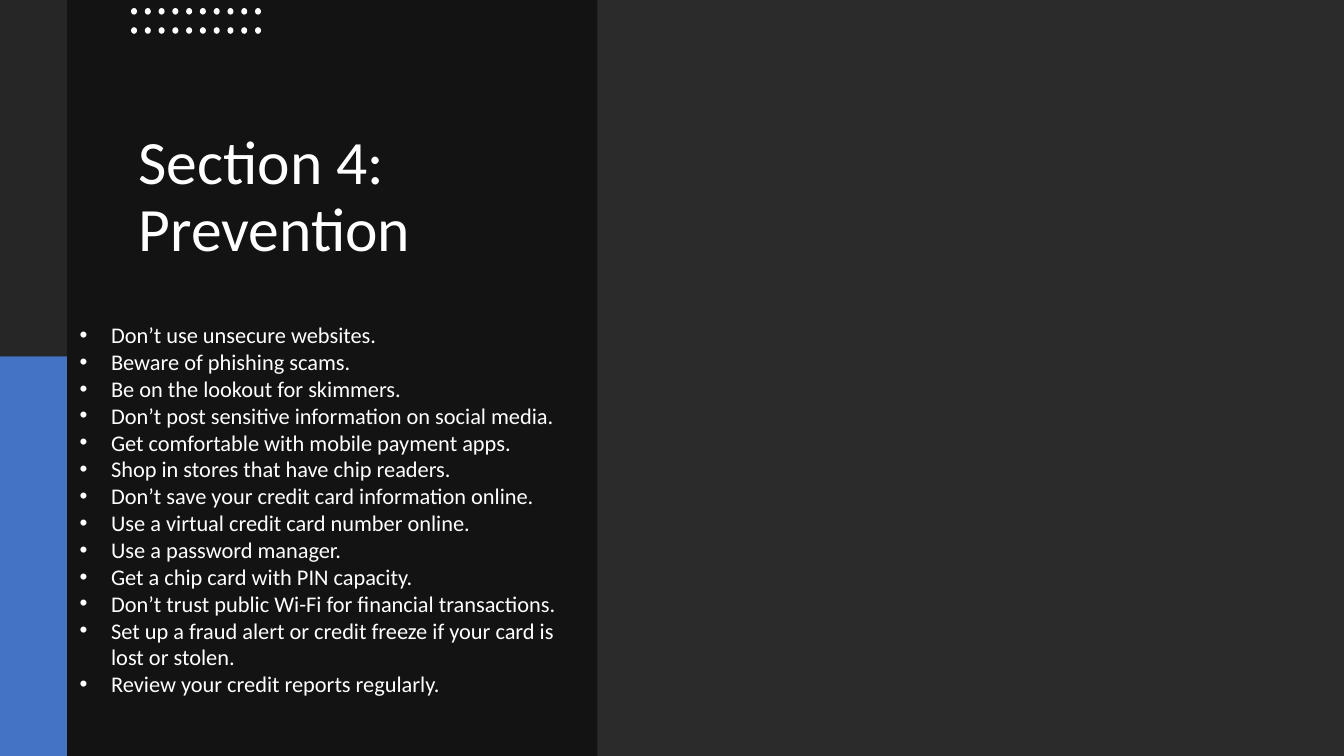
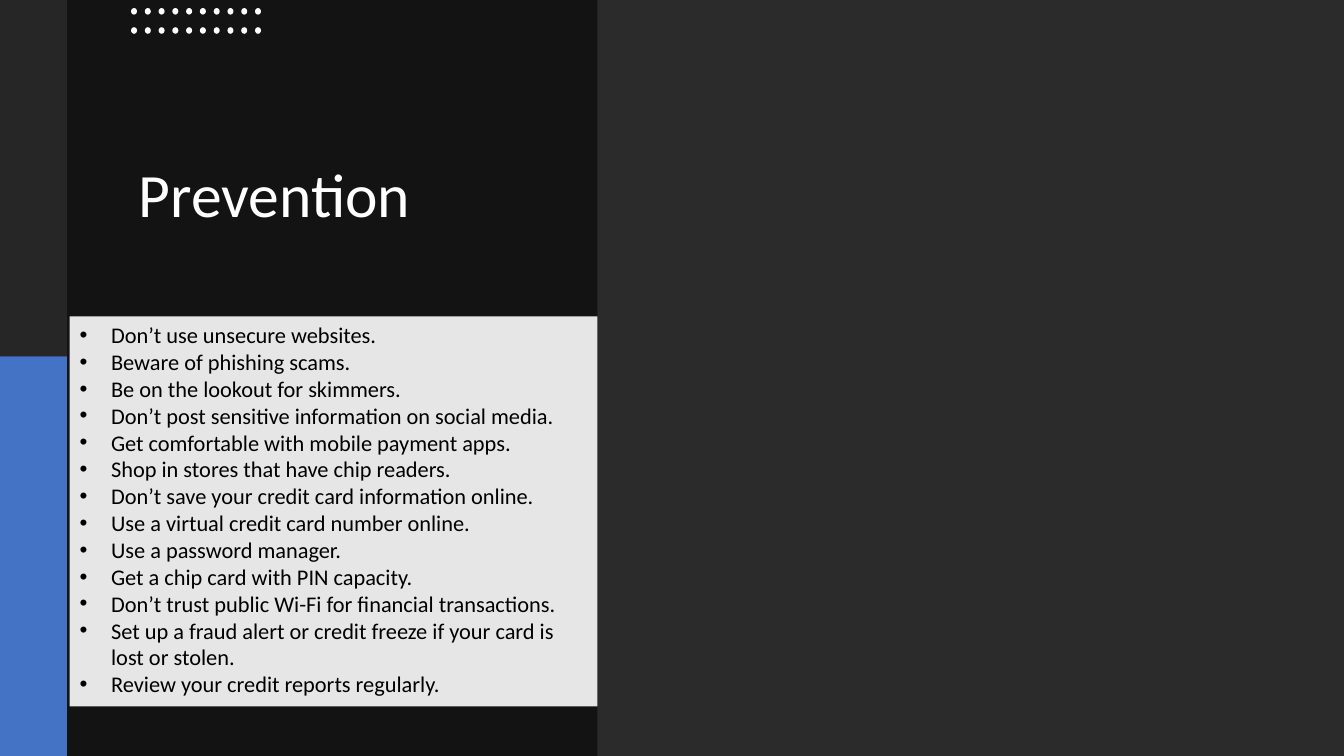
Before and after one commit to OP78142/UTSA-Bootcamp-Final, a slide deck: slide 3 of Predicting Credit Card Fraud_Template.pptx (slide 5 before the commit). Drawn at 1344x756 pixels with LibreOffice and Linux fonts; fonts in the diff are those of the drawing; background and template pictures are left out; a plain dark background stands for a picture behind light text. Boxes give left, top, right and bottom in pixels: in the first picture for what was removed or moved away, otherwise in the second. Text is boxed around its words. In the diff, an @@ line names an element or a change of style, - is before the commit and + after.

```diff
--- a/Predicting Credit Card Fraud_Template.pptx
+++ b/Predicting Credit Card Fraud_Template.pptx
@@ text at <box>139,174,411,218</box>: text changed @@
-Section 4: Prevention
+Prevention
@@ rectangle "Don’t use unsecure websites.": place and size @@
-rectangle "Don’t use unsecure websites." at <box>111,327,555,696</box>
+rectangle "Don’t use unsecure websites." at <box>70,317,598,707</box>
@@ rectangle "Don’t use unsecure websites." at <box>70,317,598,707</box>: text colour #FFFFFF to #000000; fill none to #E7E6E6 @@
```
Also in this commit, not shown: 5 other slides changed, 6 other files.
